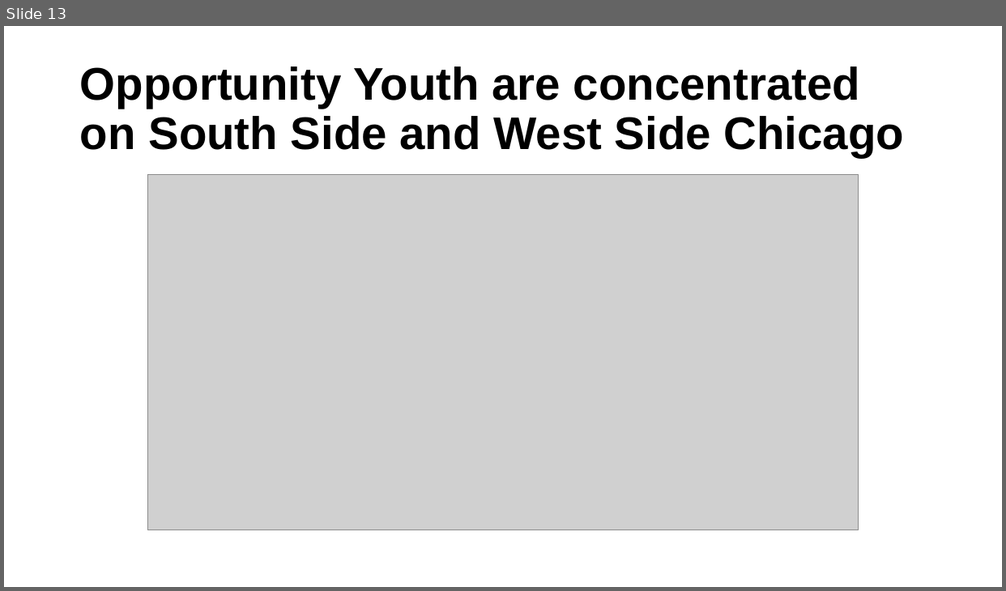
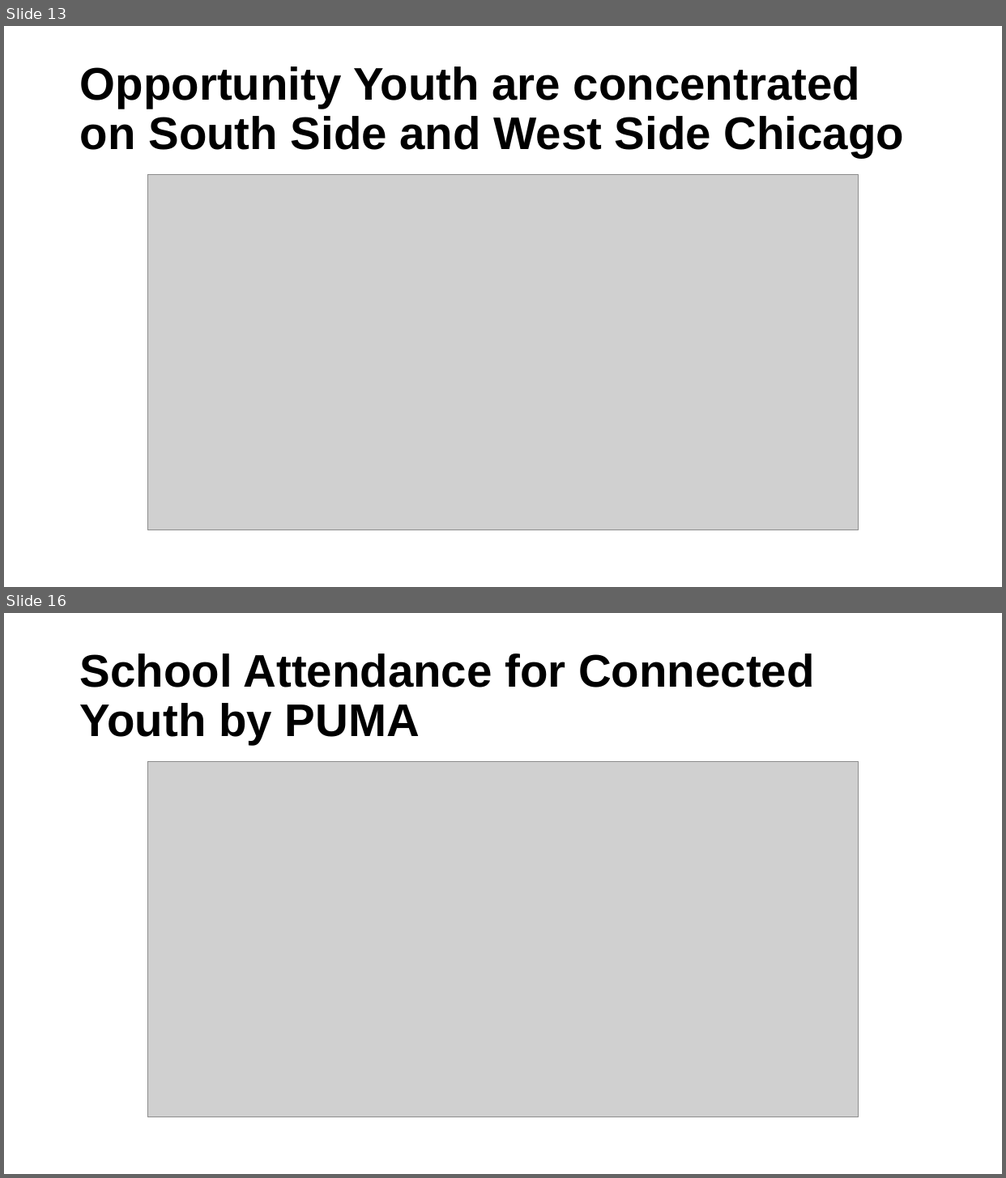
Before and after one commit to ucdiegorubi/oy_census_analysis, a slide deck: create_powerpoint/demographic_estimates.pptx. Shown one above the other, each under a label of ours: slide 13 before the commit, slides 13 and 16 after it; the slides between them are not shown. The pictures are 1006x591 and 1006x1178 pixels, drawn with LibreOffice and Linux fonts; fonts in the diff are those of the drawing; grey boxes stand for pictures; background and template pictures are left out. Boxes give left, top, right and bottom in pixels: in the first picture for what was removed or moved away, otherwise in the second. Text is boxed around its words. In the diff, an @@ line names an element or a change of style, - is before the commit and + after.

```diff
--- a/create_powerpoint/demographic_estimates.pptx
+++ b/create_powerpoint/demographic_estimates.pptx
@@ slide 16 added at (4,613,1002,1174), background #FFFFFF @@
@@ title added at (80,653,814,745), 44 pt, text #000000, bold @@
+School Attendance for Connected Youth by PUMA
@@ picture added at (147,762,859,1118) @@
```
Also in this commit, not shown: 1 slide changed, 2 other slides added, 10 other files.
